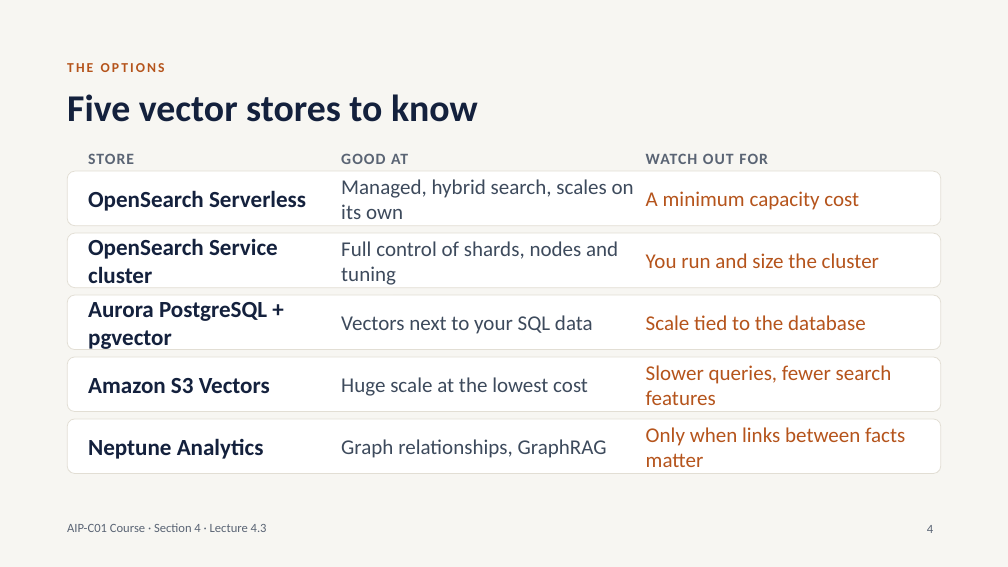
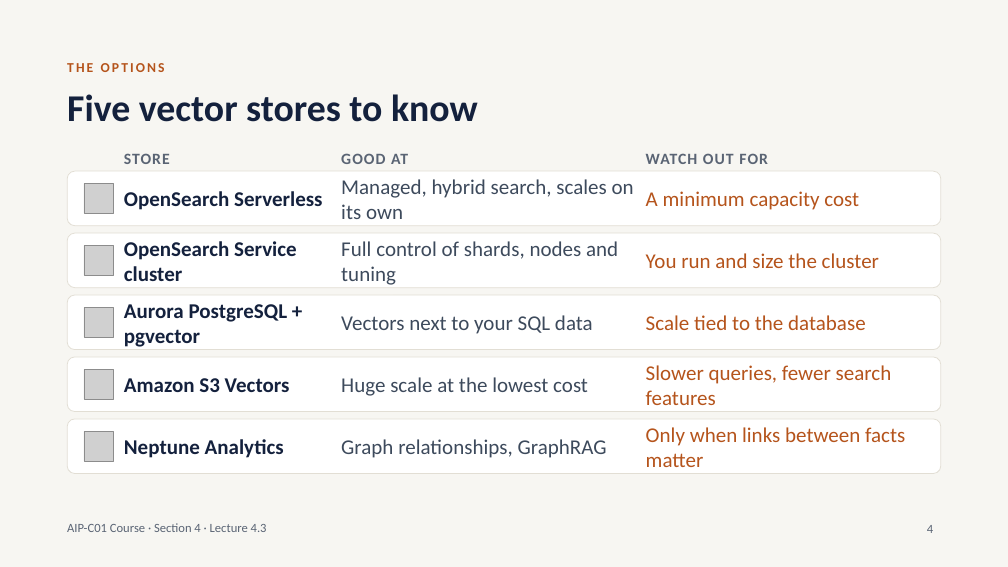
Before and after one commit to telberrak/aws-ai-developer, a slide deck: slide 4 of V2/slides/lecture-4.3.pptx. Drawn at 1008x567 pixels with LibreOffice and Linux fonts; fonts in the diff are those of the drawing; grey boxes stand for pictures. Boxes give left, top, right and bottom in pixels: in the first picture for what was removed or moved away, otherwise in the second. Text is boxed around its words. In the diff, an @@ line names an element or a change of style, - is before the commit and + after.

```diff
--- a/V2/slides/lecture-4.3.pptx
+++ b/V2/slides/lecture-4.3.pptx
@@ text "STORE": place and size @@
-text "STORE" at [88, 153, 134, 164]
+text "STORE" at [124, 153, 170, 164]
@@ text "OpenSearch Serverless": place and size @@
-text "OpenSearch Serverless" at [88, 190, 306, 211]
+text "OpenSearch Serverless" at [124, 191, 322, 210]
@@ picture added at [84, 184, 113, 213] @@
@@ text "OpenSearch Service cluster": place and size @@
-text "OpenSearch Service cluster" at [88, 238, 278, 283]
+text "OpenSearch Service cluster" at [124, 241, 297, 281]
@@ picture added at [84, 246, 113, 275] @@
@@ text "Aurora PostgreSQL + pgvector": place and size @@
-text "Aurora PostgreSQL + pgvector" at [88, 302, 267, 350]
+text "Aurora PostgreSQL + pgvector" at [124, 304, 288, 347]
@@ picture added at [84, 308, 113, 337] @@
@@ text "Amazon S3 Vectors": place and size @@
-text "Amazon S3 Vectors" at [88, 378, 270, 393]
+text "Amazon S3 Vectors" at [124, 378, 290, 392]
@@ picture added at [84, 370, 113, 399] @@
@@ size 22 to 20 pt in 5 elements at [124, 304, 288, 347], [124, 191, 322, 210], [124, 241, 297, 281], [124, 378, 290, 392], [124, 439, 284, 458] @@
@@ text "Neptune Analytics": place and size @@
-text "Neptune Analytics" at [88, 438, 264, 459]
+text "Neptune Analytics" at [124, 439, 284, 458]
@@ picture added at [84, 432, 113, 461] @@
```
Also in this commit, not shown: 3 other slides changed, 23 other files.
